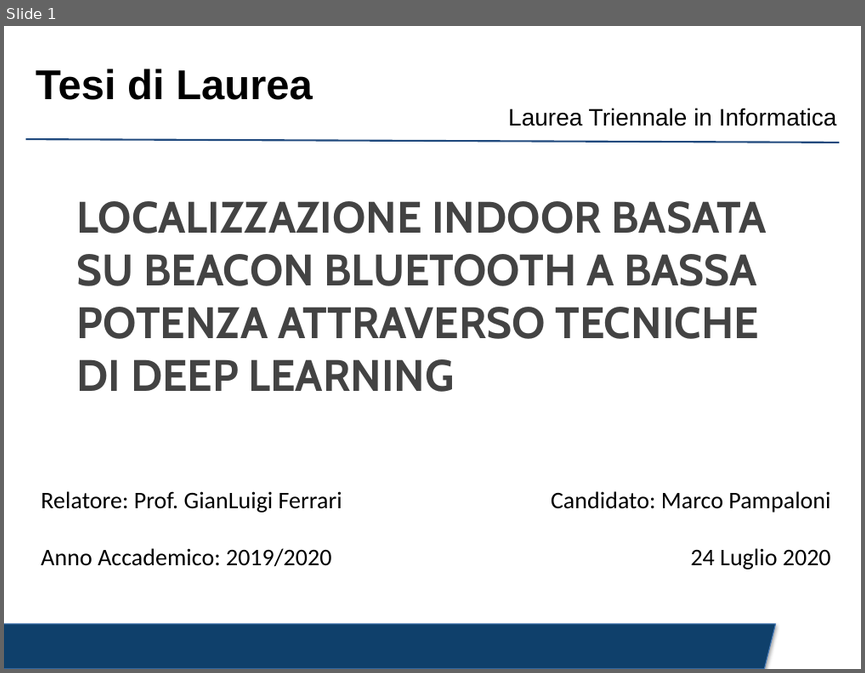
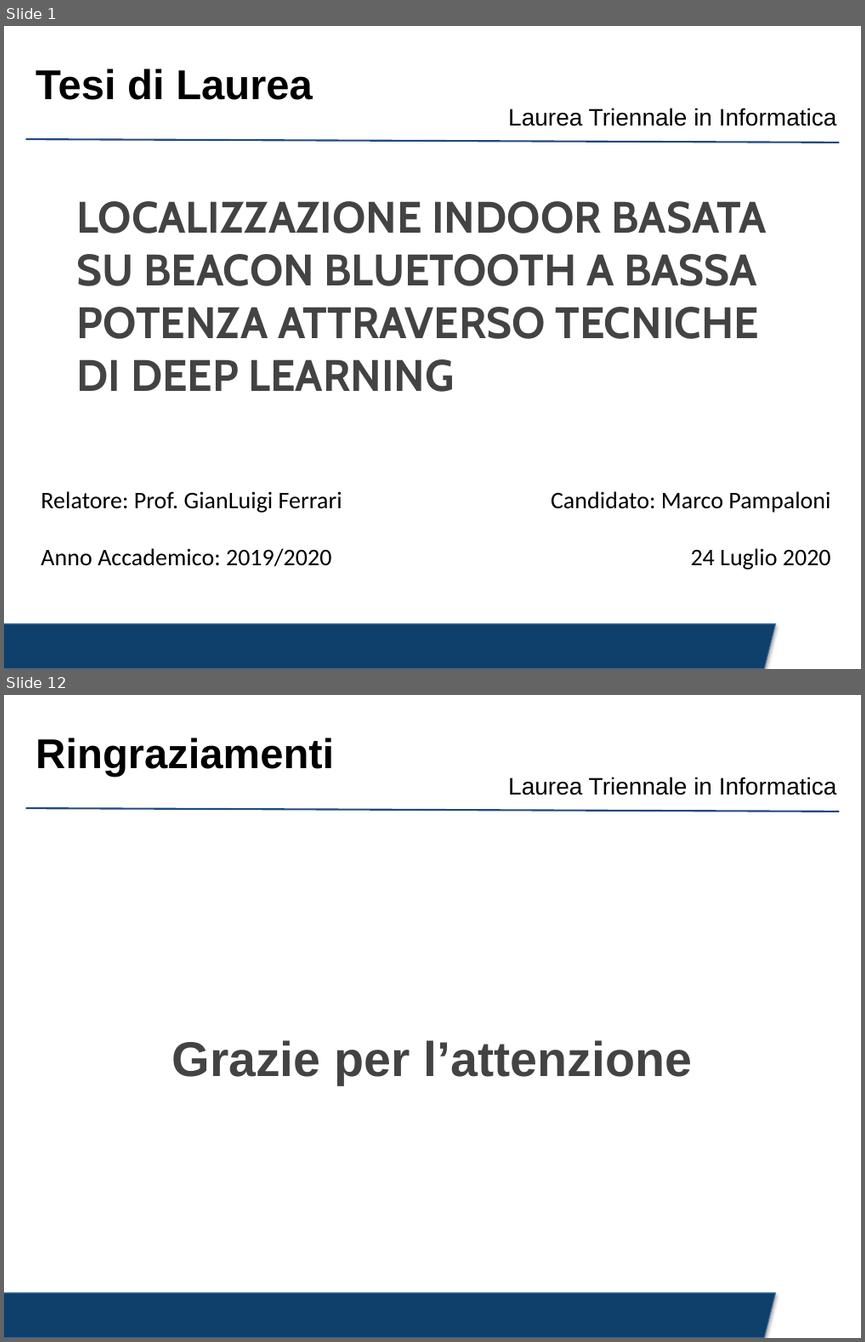
Before and after one commit to crybot/indoor-localization-deep-learning, a slide deck: presentation/presentation.pptx. Shown one above the other, each under a label of ours: slide 1 before the commit, slides 1 and 12 after it; the slides between them are not shown. The pictures are 865x673 and 865x1342 pixels, drawn with LibreOffice and Linux fonts; fonts in the diff are those of the drawing; background and template pictures are left out. Boxes give left, top, right and bottom in pixels: in the first picture for what was removed or moved away, otherwise in the second. Text is boxed around its words. In the diff, an @@ line names an element or a change of style, - is before the commit and + after.

```diff
--- a/presentation/presentation.pptx
+++ b/presentation/presentation.pptx
@@ slide 12 added at <box>4,695,861,1338</box>, background #FFFFFF; not listed: 3 template elements that a slide beside it also shows @@
@@ title added at <box>35,737,334,777</box>, 35 pt, text #000000, bold @@
+Ringraziamenti
@@ text added at <box>171,1040,692,1085</box>, 41 pt, text #434343, bold @@
+Grazie per l’attenzione
```
Also in this commit, not shown: 1 slide changed, 9 other slides added, 7 slides removed, 4 other files.
